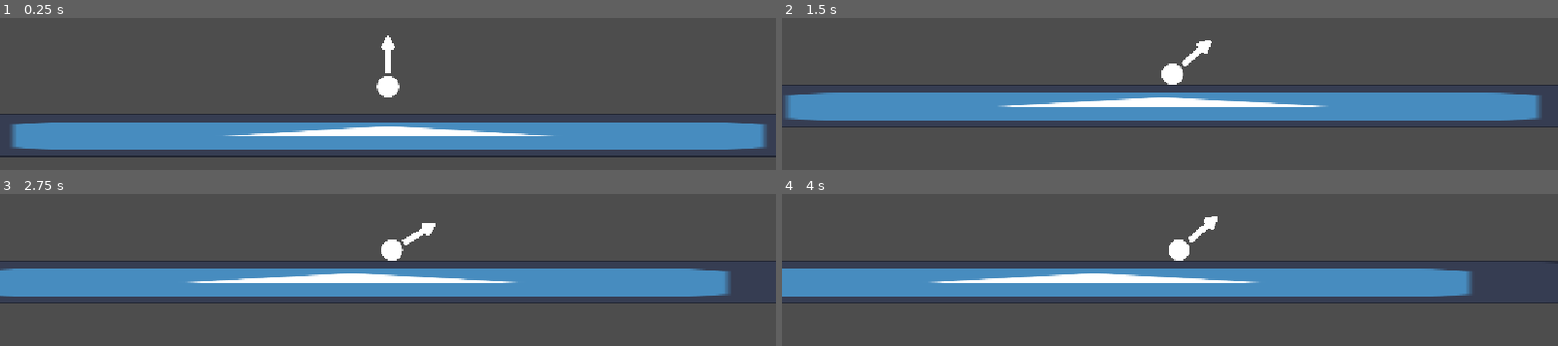
Above: before the commit, frames 1-4 (two rows, left to right).
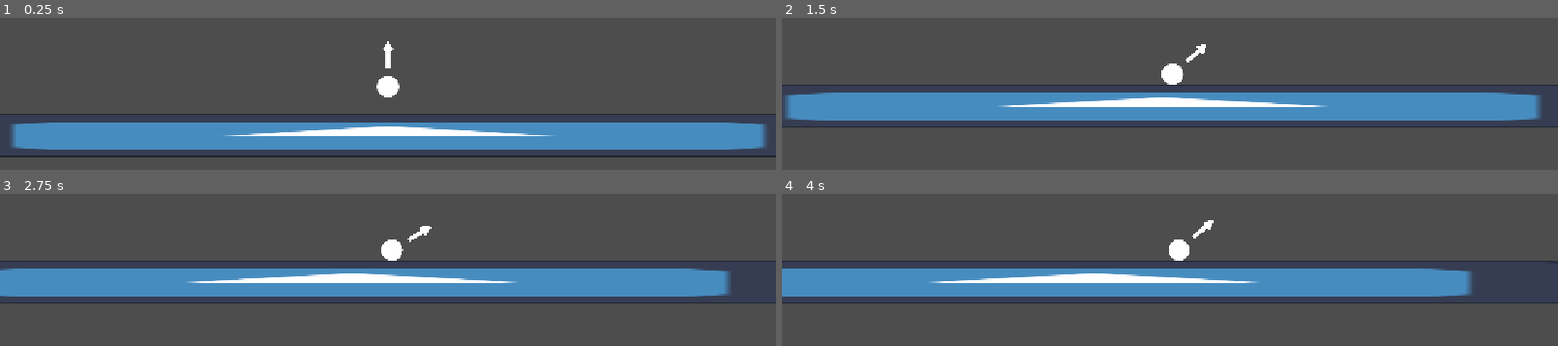
Above: after the commit, the same moments.

Repository: cubebuc/golfking
Game: Godot game, scene res://scenes/main.tscn
The game is run twice, just before and just after one commit, with the same random seed, the same clock (stepped at 60 frames per second) and the same inputs. The engine's default icon, where the game draws it, is replaced by a stand-in: a white triangle on a blue panel in a dark square.
Inputs:
- Up to frame 1 (0.25 s): no input
- Up to frame 2 (1.5 s): tap Enter (ui_accept) at 0.5, 0.77 s; hold Right (ui_right) 0.53-1.28 s; hold Left (ui_left) from 1.28 s (still down)
- Up to frame 3 (2.75 s): tap Enter (ui_accept) at 1.52 s; release Left (ui_left) at 2.03 s; hold Right (ui_right) from 2.03 s (still down)
- Up to frame 4 (4 s): tap Enter (ui_accept) at 3.02, 3.77 s; release Right (ui_right) at 3.53 s; hold Left (ui_left) from 3.53 s (still down)

The runs differ from the first frame. In frame 1, 0.1% of the frame differs, in the area x 49-51%, y 11-37%; in frame 2, 0.1%, in the area x 51-56%, y 14-32%; in frame 3, 0.1%; in frame 4, 0.1%.

Commit message:
Implement charge progress bar

Diff:
--- a/scenes/player.tscn
+++ b/scenes/player.tscn
@@ -13,9 +13,30 @@
 texture = ExtResource("1_3vyb7")
 
 [node name="ArrowSprite" type="Sprite2D" parent="." unique_id=1208221698]
-scale = Vector2(0.1, 0.1)
+scale = Vector2(0.07, 0.07)
 texture = ExtResource("2_g2els")
-offset = Vector2(0, -500)
+offset = Vector2(0, -700)
 
 [node name="CollisionShape2D" type="CollisionShape2D" parent="." unique_id=720337703]
 shape = SubResource("CircleShape2D_fnrti")
+
+[node name="TextureProgressBar" type="TextureProgressBar" parent="." unique_id=814142809]
+modulate = Color(0.69135684, 0.6913568, 0.69135684, 1)
+z_index = -1
+anchors_preset = 8
+anchor_left = 0.5
+anchor_top = 0.5
+anchor_right = 0.5
+anchor_bottom = 0.5
+offset_left = -32.0
+offset_top = -32.0
+offset_right = 32.0
+offset_bottom = 32.0
+grow_horizontal = 2
+grow_vertical = 2
+offset_transform_enabled = true
+offset_transform_scale = Vector2(0.8, 0.8)
+step = 0.2
+value = 39.0
+fill_mode = 4
+texture_progress = ExtResource("1_3vyb7")
--- a/scripts/player.gd
+++ b/scripts/player.gd
@@ -15,6 +15,7 @@
 
 func _process(delta: float) -> void:
 	$ArrowSprite.rotation = angle - self.rotation
+	$TextureProgressBar.value = power / power_max * 100
 
 	if Input.is_action_pressed("ui_left"):
 		angle -= angle_speed * delta
